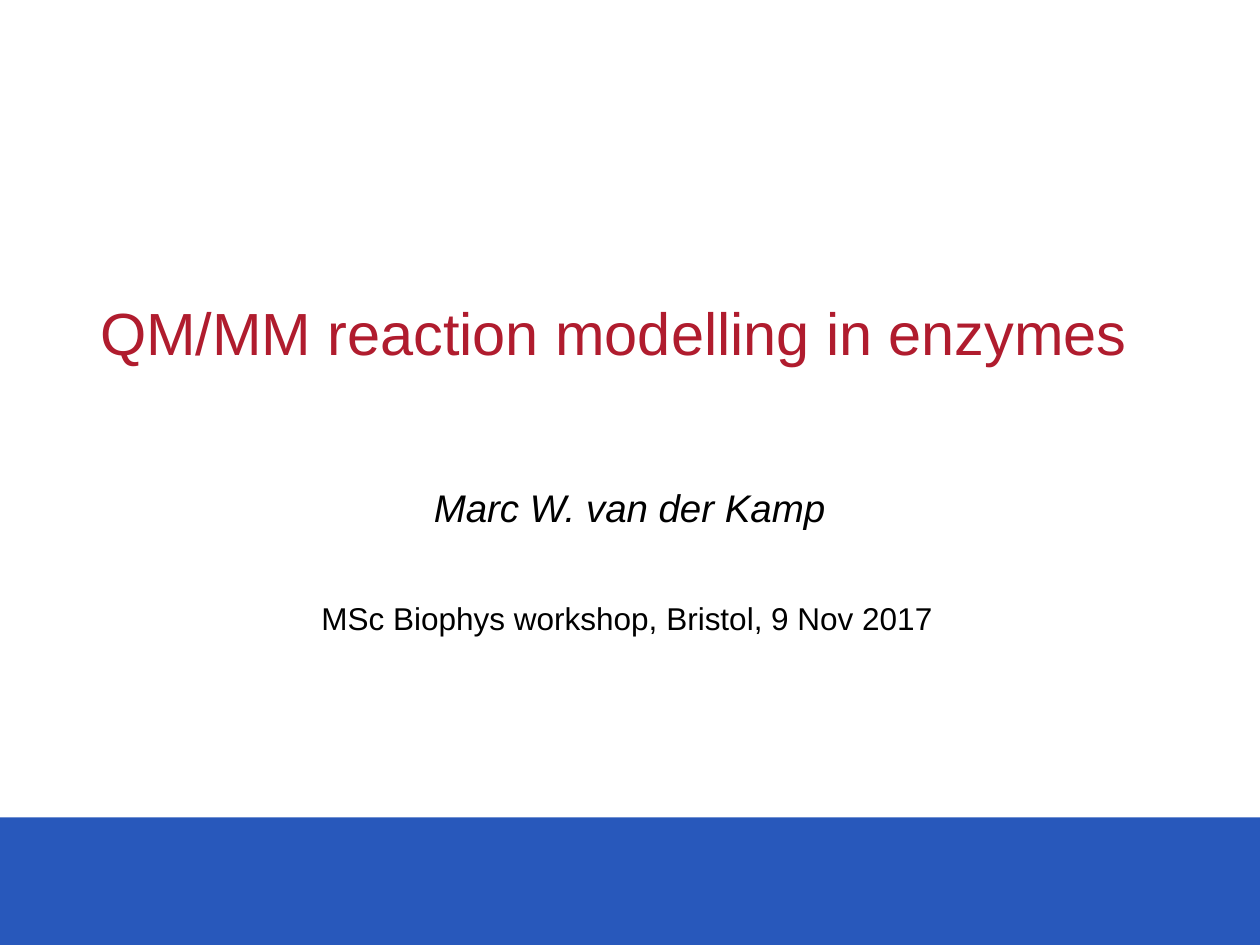
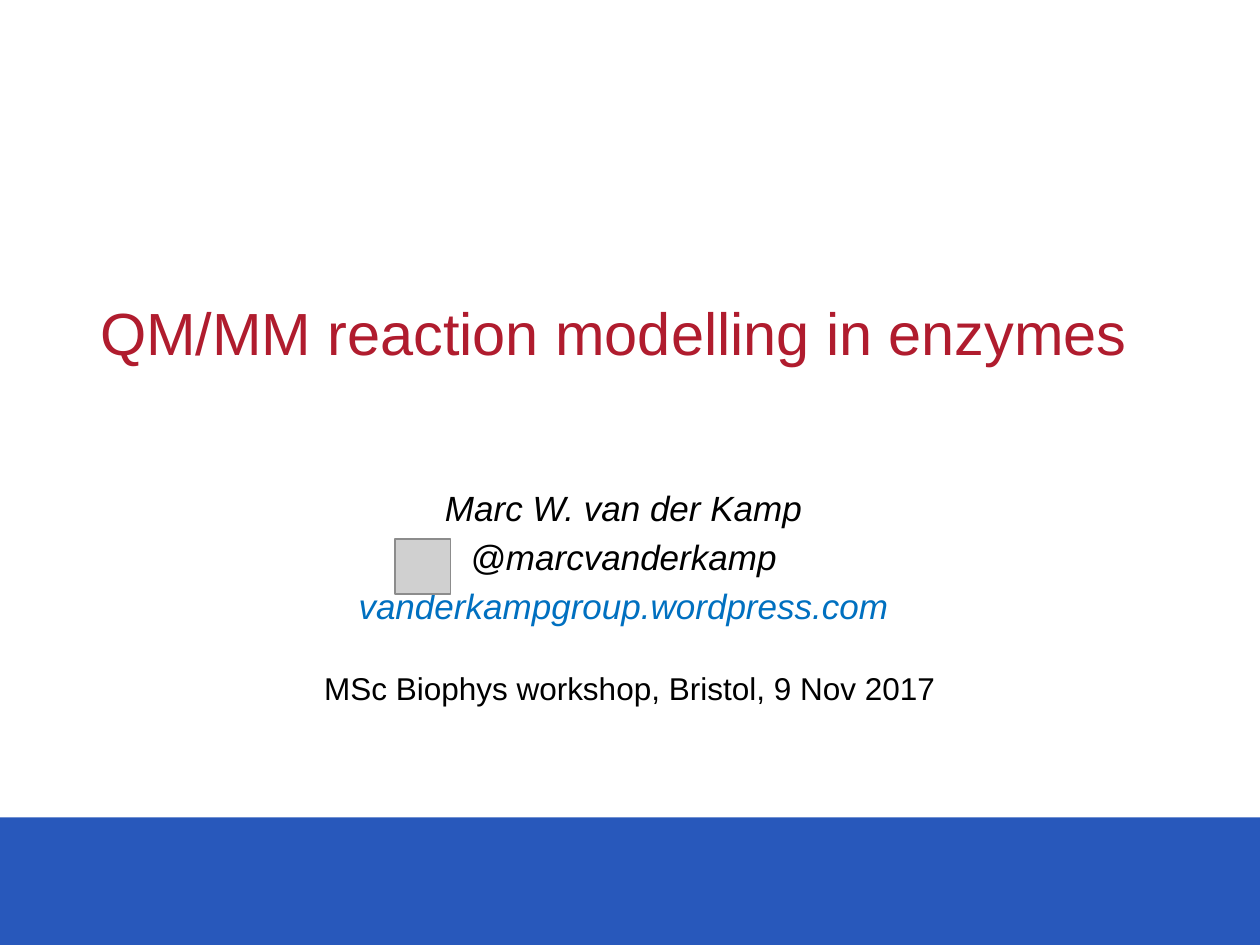
Before and after one commit to marcvanderkamp/qmmm_practical_short, a slide deck: slide 1 of qmmm1.pptx. Drawn at 1260x945 pixels with LibreOffice and Linux fonts; fonts in the diff are those of the drawing; grey boxes stand for pictures; background and template pictures are left out. Boxes give left, top, right and bottom in pixels: in the first picture for what was removed or moved away, otherwise in the second. Text is boxed around its words. In the diff, an @@ line names an element or a change of style, - is before the commit and + after.

```diff
--- a/qmmm1.pptx
+++ b/qmmm1.pptx
@@ text at (445, 495, 802, 528): size 22 to 20 pt in "Marc W. van der Kamp" @@
@@ picture added at (396, 539, 451, 595) @@
@@ text at (359, 544, 889, 626): paragraphs added @@
+@marcvanderkamp
+vanderkampgroup.wordpress.com
@@ subtitle "MSc Biophys workshop, Bristol, 9 ...": place and size @@
-subtitle "MSc Biophys workshop, Bristol, 9 ..." at (321, 607, 932, 636)
+subtitle "MSc Biophys workshop, Bristol, 9 ..." at (324, 677, 935, 706)
```
Also in this commit, not shown: 2 other slides changed, 1 slide added, 4 other files.
